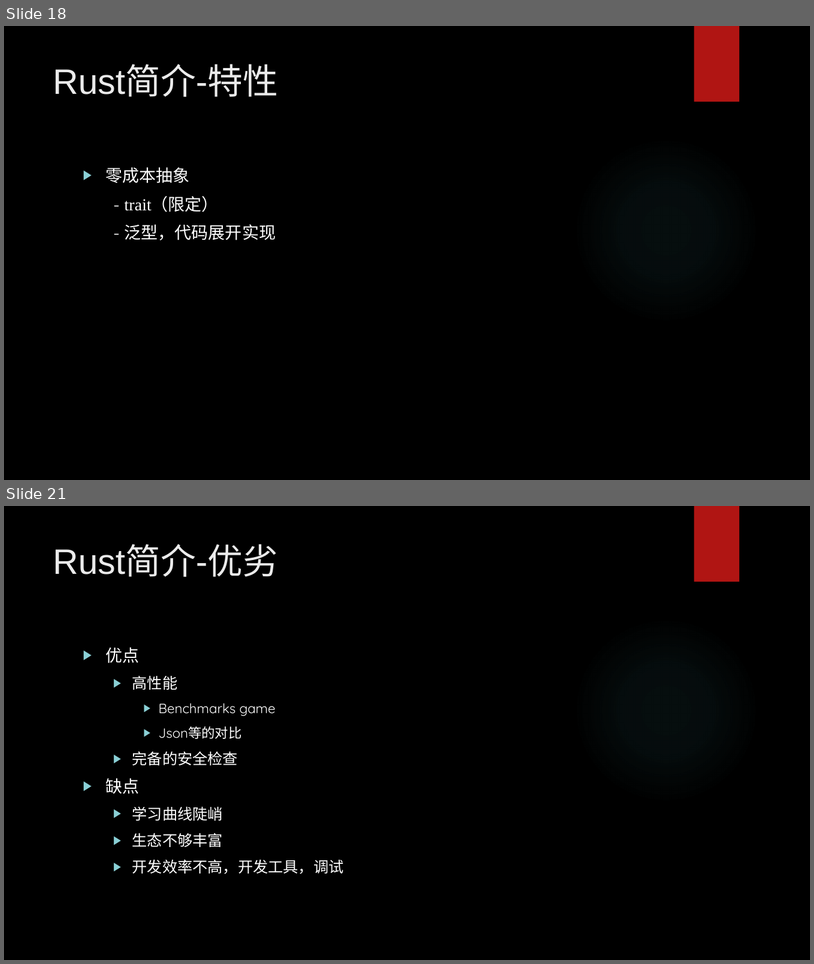
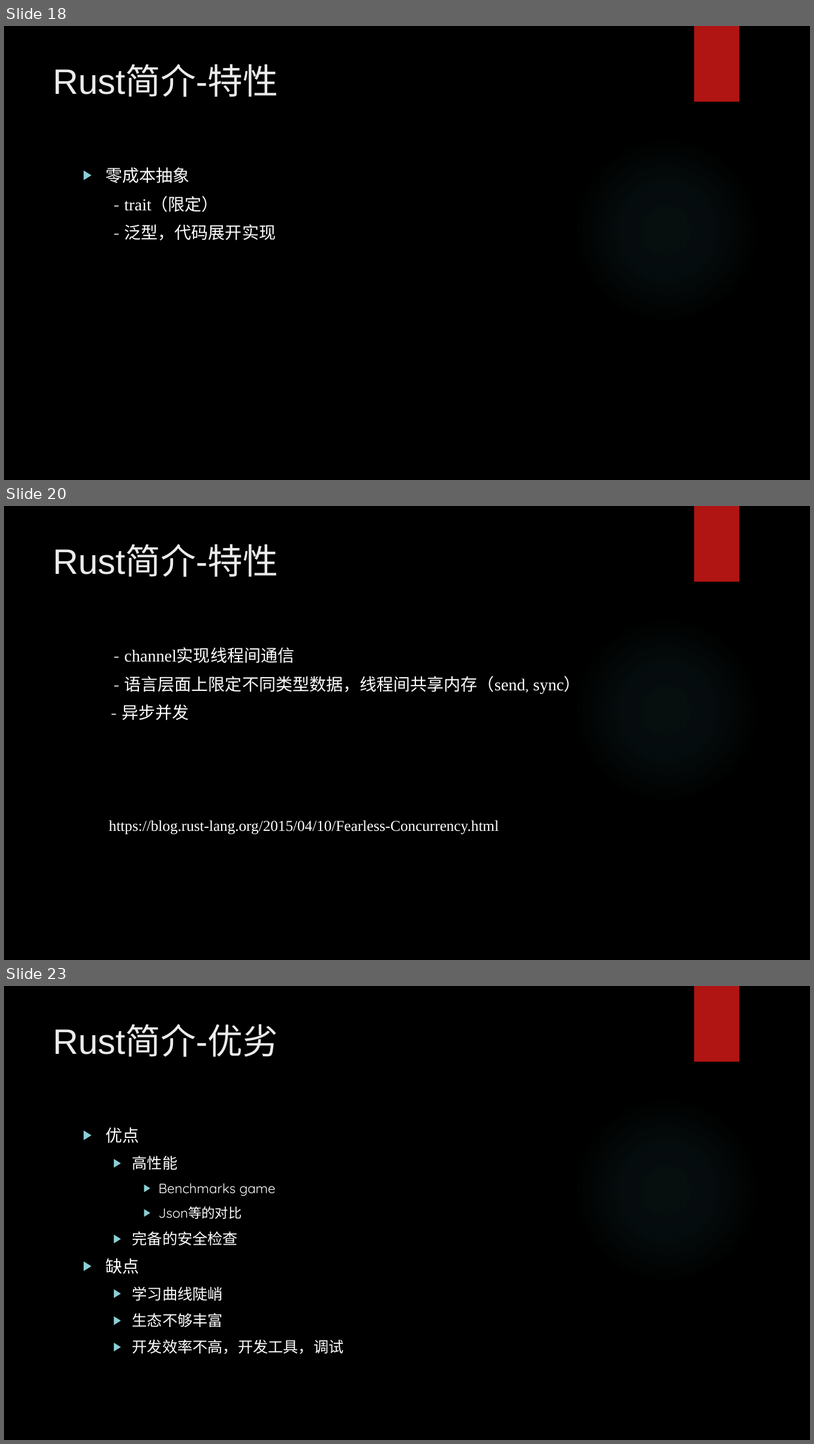
Before and after one commit to hengli-coder/rust_learning, a slide deck: Rust调研.pptx. Shown one above the other, each under a label of ours: slides 18 and 21 before the commit, slides 18, 20 and 23 after it; the slides between them are not shown. The pictures are 814x964 and 814x1444 pixels, drawn with LibreOffice and Linux fonts; fonts in the diff are those of the drawing; background and template pictures are left out. Boxes give left, top, right and bottom in pixels: in the first picture for what was removed or moved away, otherwise in the second. Text is boxed around its words. In the diff, an @@ line names an element or a change of style, - is before the commit and + after.

```diff
--- a/Rust调研.pptx
+++ b/Rust调研.pptx
@@ slide 20 added at (4,506,810,960), background picture (left out); not listed: 2 template elements that a slide beside it also shows @@
@@ title added at (53,546,278,577), 42 pt, text #EBEBEB @@
+Rust简介-特性
@@ text added at (122,648,581,720), 20 pt, text #FFFFFF @@
+- channel实现线程间通信
+- 语言层面上限定不同类型数据，线程间共享内存（send, sync）
+- 异步并发
@@ text added at (109,820,499,834), 18 pt, text #FFFFFF @@
+https://blog.rust-lang.org/2015/04/10/Fearless-Concurrency.html
@@ what was slide 21 is now slide 23 @@
```
Also in this commit, not shown: 1 slide changed, 2 other slides added, 2 slides removed, 1 other file.
